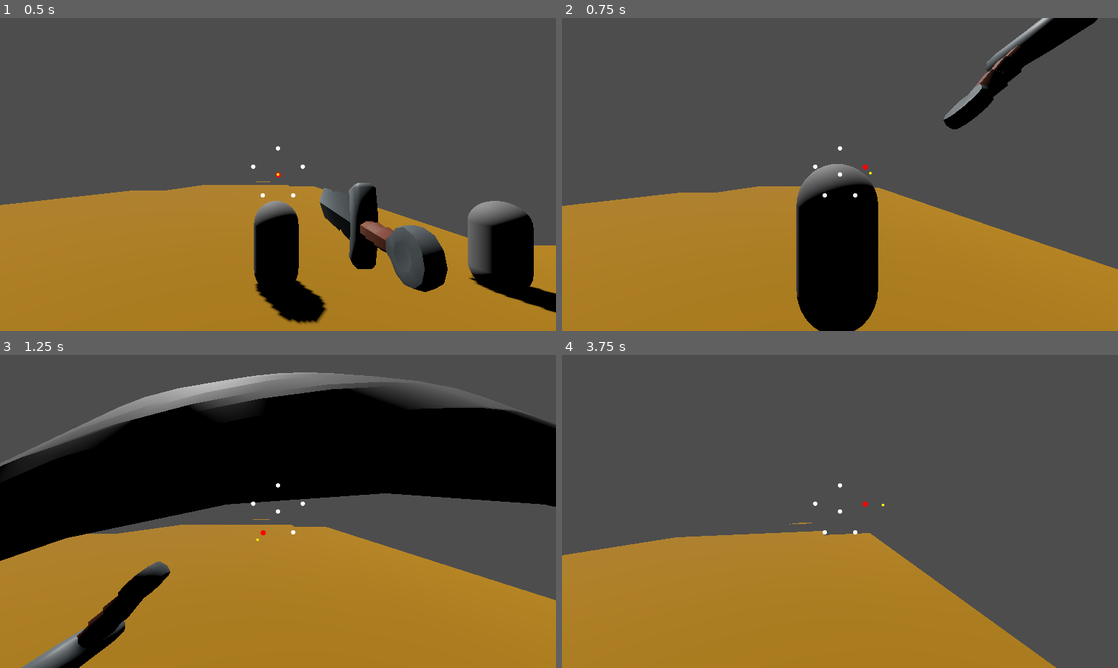
Above: before the commit, frames 1-4 (two rows, left to right).
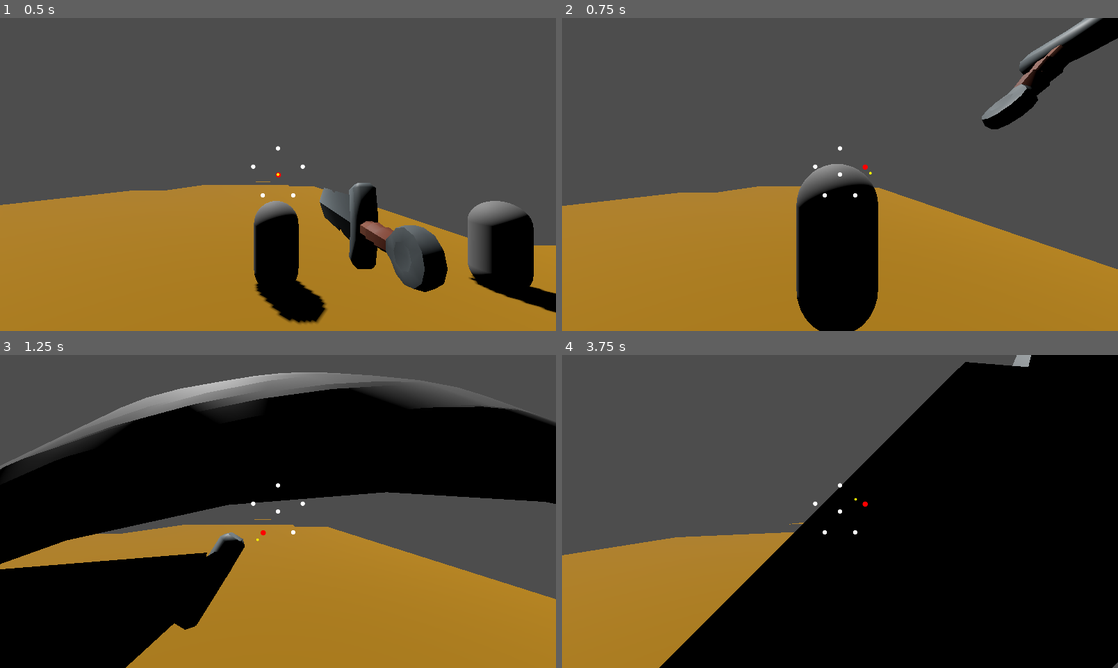
Above: after the commit, the same moments.

Repository: MendelDdS/pdc-godot
Game: Godot game, scene res://scenes/main.tscn
Same seed, same stepped clock (60 frames per second), same inputs: the game is played once before the commit and once after it.
Inputs (mouse positions are in pixels of both pictures, inside the frame that each line leads up to):
- Up to frame 1 (0.5 s): no input
- Up to frame 2 (0.75 s): tap Enter (ui_accept) at 0.5 s; move the mouse to (867, 174) at 0.52 s; hold D (Right strafe) from 0.53 s (still down); hold Up (Foward) from 0.53 s (still down)
- Up to frame 3 (1.25 s): keep holding D (Right strafe); keep holding Up (Foward); tap Enter (ui_accept) at 0.77 s; click (305, 511) at 0.8 s
- Up to frame 4 (3.75 s): move the mouse to (812, 511) at 1.27 s; release D (Right strafe) at 1.28 s; release Up (Foward) at 1.28 s; hold Down (Back) 1.28-2.03 s; click (812, 511) at 1.35 s; tap Enter (ui_accept) at 1.52, 3.02 s; tap Up (Foward) at 1.55, 3.05 s; move the mouse to (851, 505) at 2.02 s; hold Up (Foward) 2.03-2.78 s; hold D (Right strafe) 2.03-3.53 s; click (851, 505) at 2.3 s; move the mouse to (834, 517) at 2.77 s; click (834, 517) at 2.85 s; move the mouse to (878, 514) at 3.52 s; hold A (Left strafe) from 3.53 s (still down); hold Right mouse button (Item Passive) from 3.53 s (still down)

Frame 1 is identical in both runs. In frame 2, 4.8% of the frame differs, in the area x 68-100%, y 0-36%; in frame 3, 12%; in frame 4, 54%, in the area x 17-100%, y 0-100%.

Commit message:
fix(#0000): fix sword attack animation

Diff:
--- a/scenes/actors/player/player.gd
+++ b/scenes/actors/player/player.gd
@@ -1,32 +1,30 @@
+# res://.../player.gd
+
 extends CharacterBody3D
 class_name Player
 
-# region --- Constantes e Configurações ---
 const MOVE_DURATION: float = 0.35
 const ROTATE_DURATION: float = 0.3
 const HEAD_BOB_FREQ: float = 8.0
 const HEAD_BOB_AMP: float = 0.08
-const TILT_AMOUNT: float = 2.5 # Graus
+const TILT_AMOUNT: float = 2.5
 const STANCE_TRANSITION_DURATION: float = 0.22
 const STANCE_ROTATE_SPEED: float = 12.0
 const STANCE_ARC_HEIGHT: float = 0.28
 const BOTTOM_CROSS_TRANSITION_DURATION: float = 0.45
 const BOTTOM_CROSS_ARC_HEIGHT: float = 0.85
 
-# Configurações de Combate
 const SWORD_SCENE = preload("res://scenes/actors/items/simple_sword.tscn")
 const STANCES = {
 	0: {"pos": Vector3(0.5, -0.3, -1), "rot": Vector3(0, -90, 90)},    # CENTER (Meio)
 	1: {"pos": Vector3(0, 0.7, -1), "rot": Vector3(0, -90, 0)},     # TOP (Cima)
-	2: {"pos": Vector3(0.8, 0.5, -1), "rot": Vector3(-45, -90, 0)},   # TOP_RIGHT (Cima-Direita)
-	3: {"pos": Vector3(0.8, -0.5, -1), "rot": Vector3(45, -90, 180)}, # BOTTOM_RIGHT (Baixo-Direita)
-	4: {"pos": Vector3(-0.8, -0.5, -1), "rot": Vector3(-45, -90, -180)},  # BOTTOM_LEFT (Baixo-Esquerda)
-	5: {"pos": Vector3(-0.8, 0.5, -1), "rot": Vector3(45, -90, 0)}     # TOP_LEFT (Cima-Esquerda)
+	2: {"pos": Vector3(1, 0.5, -1), "rot": Vector3(-45, -90, 0)},   # TOP_RIGHT (Cima-Direita)
+	3: {"pos": Vector3(0.6, -0.5, -1), "rot": Vector3(-135, -90, 0)}, # BOTTOM_RIGHT (Baixo-Direita)
+	4: {"pos": Vector3(-0.6, -0.5, -1), "rot": Vector3(135, -90,  0)},  # BOTTOM_LEFT (Baixo-Esquerda)
+	5: {"pos": Vector3(-1, 0.5, -1), "rot": Vector3(45, -90, 0)}     # TOP_LEFT (Cima-Esquerda)
 }
 const DEFENSE_STANCE = {"pos": Vector3(0.7, 0.5, -0.2), "rot": Vector3(180, 0, 45)}
-# endregion
-
-# region --- Referências de Nós ---
+
 @onready var health_component: HealthComponent = $HealthComponent
 @onready var camera_pivot: Node3D = $CameraPivot
 @onready var camera: Camera3D = $CameraPivot/Camera3D
@@ -38,16 +36,13 @@
 @onready var right_ray: RayCast3D = $RightRay
 @onready var melee_ray: RayCast3D = $CameraPivot/Camera3D/MeleeRay
 @onready var weapon_attack_animator: WeaponAttackAnimator = $WeaponAttackAnimator
-# endregion
-
-# region --- Estado do Personagem ---
+
 var player_name: String = "Mendel"
 var is_moving: bool = false
 var is_rotating: bool = false
 var bob_time: float = 0.0
 var base_camera_y: float = 0.0
 
-# Estado de Combate
 var current_weapon: Node3D = null
 var current_stance_index: int = 0
 var target_stance_pos: Vector3 = STANCES[0]["pos"]
@@ -64,9 +59,11 @@
 var stance_actual_start_quat: Quaternion = Quaternion.IDENTITY
 var stance_transition_elapsed: float = 0.0
 
-# endregion
-
-# region --- Ciclo de Vida ---
+const ATTACK_RECOVERY_DELAY: float = 0.0
+
+var attack_recovering: bool = false
+var attack_recovery_timer: float = 0.0
+
 func _ready() -> void:
 	print("Character created: " + player_name)
 	base_camera_y = camera.position.y
@@ -79,39 +76,40 @@
 	combat_ui.direction_changed.connect(_on_combat_direction_changed)
 
 	instantiate_weapon(SWORD_SCENE)
-
-	# Impedir que a espada acerte o próprio jogador
 	melee_ray.add_exception(self)
 
 func _process(delta: float) -> void:
 	handle_head_bob(delta)
 	handle_movement_input()
 	handle_combat_input()
+	_update_attack_recovery(delta)
 	update_weapon_stance(delta)
 
 func _input(event: InputEvent) -> void:
 	if event is InputEventMouseMotion:
 		combat_ui.handle_mouse_movement(event.relative)
 
-	# Tecla para liberar o mouse para testes
 	if event.is_action_pressed("ui_cancel"):
 		_toggle_mouse_capture()
-# endregion
-
-# region --- Lógica de Combate ---
+
 func handle_combat_input() -> void:
-	# Detectar defesa (segurando botão de ação passiva)
 	is_defending = Input.is_action_pressed("Item Passive")
 
-	# Detectar ataque (clique único)
 	if Input.is_action_just_pressed("Item Action") and can_attack and not is_defending:
 		perform_attack()
 
+func _update_attack_recovery(delta: float) -> void:
+	if not attack_recovering:
+		return
+
+	attack_recovery_timer -= delta
+	if attack_recovery_timer <= 0.0:
+		attack_recovering = false
+
 func update_weapon_stance(delta: float) -> void:
-	if is_attacking:
-		return
-
-	# 1. Determinar Alvos Base (Defesa ou Postura Atual)
+	if is_attacking or attack_recovering:
+		return
+
 	var base_target_pos := target_stance_pos
 	var base_target_quat := _degrees_to_quat(target_stance_rot)
 
@@ -119,7 +117,6 @@
 		base_target_pos = DEFENSE_STANCE["pos"]
 		base_target_quat = _degrees_to_quat(DEFENSE_STANCE["rot"])
 
-	# 2. Processar Transição
 	if stance_transitioning:
 		var is_arc := _is_bottom_cross_transition(stance_from_index, stance_to_index) and not is_defending
 		var duration := BOTTOM_CROSS_TRANSITION_DURATION if is_arc else STANCE_TRANSITION_DURATION
@@ -127,34 +124,31 @@
 		var progress := clampf(stance_transition_elapsed / duration, 0.0, 1.0)
 		var eased_progress := _smooth_step(progress)
 
-		# Transição em ARCO (Especial entre posições inferiores e NÃO defendendo)
 		if is_arc:
-			# Arco de Posição Estabilizado (usa origens fixas para o controle, mas interpola do ponto real)
 			var fixed_origin: Vector3 = STANCES[stance_from_index]["pos"]
 			var fixed_target: Vector3 = STANCES[stance_to_index]["pos"]
 			var control: Vector3 = (fixed_origin + fixed_target) * 0.5 + Vector3(0.0, BOTTOM_CROSS_ARC_HEIGHT, 0.0)
 
 			weapon_pivot.position = _quadratic_bezier(stance_actual_start_pos, control, base_target_pos, eased_progress)
 
-			# Rotação em Arco via SLERP duplo (atravessa a postura TOP como ponto médio)
-			# _slerp_short garante caminho curto e evita giro indesejado no eixo Y/Z
 			var mid_quat := _degrees_to_quat(STANCES[1]["rot"])
 			if eased_progress < 0.5:
 				weapon_pivot.quaternion = _slerp_short(stance_actual_start_quat, mid_quat, eased_progress * 2.0)
 			else:
 				weapon_pivot.quaternion = _slerp_short(mid_quat, base_target_quat, (eased_progress - 0.5) * 2.0)
 		else:
-			# Transição Linear (Normal ou Defesa)
 			weapon_pivot.position = stance_actual_start_pos.lerp(base_target_pos, eased_progress)
-			weapon_pivot.quaternion = stance_actual_start_quat.slerp(base_target_quat, eased_progress)
+			weapon_pivot.quaternion = _slerp_short(stance_actual_start_quat, base_target_quat, eased_progress)
 
 		if progress >= 1.0:
 			stance_transitioning = false
 	else:
-		# Estado Estático / Idle Follow
-		weapon_pivot.position = base_target_pos
-		var rot_weight := clampf(delta * STANCE_ROTATE_SPEED, 0.0, 1.0)
-		weapon_pivot.quaternion = weapon_pivot.quaternion.slerp(base_target_quat, rot_weight)
+		weapon_pivot.position = weapon_pivot.position.lerp(base_target_pos, clampf(delta * STANCE_ROTATE_SPEED, 0.0, 1.0))
+		weapon_pivot.quaternion = _slerp_short(
+			weapon_pivot.quaternion,
+			base_target_quat,
+			clampf(delta * STANCE_ROTATE_SPEED, 0.0, 1.0)
+		)
 
 func perform_attack() -> void:
 	if is_attacking or not can_attack:
@@ -165,62 +159,39 @@
 	combat_ui.is_locked = true
 	melee_ray.enabled = true
 
-	# 1. Preparar dados da postura e sincronizar UI
 	var attack_from_stance := current_stance_index
-	var next_stance = _get_next_stance_after_attack(attack_from_stance)
+	var next_stance := _get_next_stance_after_attack(attack_from_stance)
 	combat_ui.set_direction(next_stance)
 
-	# Força origem limpa do ataque para evitar bug em transição rápida.
-	var stance_origin_pos: Vector3 = STANCES[attack_from_stance]["pos"]
-	var stance_origin_quat: Quaternion = _degrees_to_quat(STANCES[attack_from_stance]["rot"])
-	weapon_pivot.position = stance_origin_pos
-	weapon_pivot.quaternion = stance_origin_quat
-
-	# Usa a pose atual real como origem
-	var original_pos = weapon_pivot.position
-	var original_quat = weapon_pivot.quaternion
-	var final_pos = STANCES[next_stance]["pos"]
-	var final_quat = _degrees_to_quat(STANCES[next_stance]["rot"])
-
-	# 2. Calcular parâmetros de impacto
-	var is_thrust = (attack_from_stance == 0)
-	var lunge_z = -2.5 if is_thrust else -0.7
-
-	var lerp_weight = 0.5
-	var attack_pos = original_pos.lerp(final_pos, lerp_weight) + Vector3(0, 0, lunge_z)
-	var attack_quat = original_quat.slerp(final_quat, lerp_weight)
-
-	# Antecipação (Recuo antes do golpe)
-	var windup_lerp = 0.25
-	var windup_pos = original_pos.lerp(final_pos, windup_lerp) + Vector3(0, 0.05, 0.15)
-	# Adiciona um pequeno "tilt" de recuo na rotação
-	var windup_tilt = Quaternion(Vector3(1, 0, 0), deg_to_rad(8.0))
-	var windup_quat = (original_quat.slerp(final_quat, windup_lerp)) * windup_tilt
-
-	# Ajustes de impacto baseados na postura inicial
-	var camera_kick_dir = Vector3.ZERO
+	var original_pos: Vector3 = STANCES[attack_from_stance]["pos"]
+	var original_quat: Quaternion = _degrees_to_quat(STANCES[attack_from_stance]["rot"])
+	var final_pos: Vector3 = STANCES[next_stance]["pos"]
+	var final_rot_degrees: Vector3 = STANCES[next_stance]["rot"]
+	var final_quat: Quaternion = _degrees_to_quat(final_rot_degrees)
+
+	weapon_pivot.position = original_pos
+	weapon_pivot.quaternion = original_quat
+
+	var is_thrust := attack_from_stance == 0
+	var camera_kick_dir := Vector3.ZERO
+
+	var windup_pos := _build_windup_position(attack_from_stance, original_pos)
+	var attack_pos := _build_attack_position(attack_from_stance, original_pos)
+	var windup_quat := _build_windup_rotation(attack_from_stance, original_quat)
+	var attack_quat := _build_attack_rotation(attack_from_stance, original_quat)
+
 	match attack_from_stance:
-		1: # TOP -> Corte descendente pesado
-			attack_pos.y -= 0.45
-			var edge_tilt = Quaternion(Vector3(1, 0, 1), deg_to_rad(25.0))
-			attack_quat = attack_quat * edge_tilt
-			camera_kick_dir = Vector3(1.2, 0.2, 0)
-		2, 3: # RIGHT SIDES
-			var edge_tilt = Quaternion(Vector3(0, 0, 1), deg_to_rad(-15.0))
-			attack_quat = attack_quat * edge_tilt
-			camera_kick_dir = Vector3(0, 1, -0.5)
-		4, 5: # LEFT SIDES
-			var edge_tilt = Quaternion(Vector3(0, 0, 1), deg_to_rad(15.0))
-			attack_quat = attack_quat * edge_tilt
-			camera_kick_dir = Vector3(0, -1, 0.5)
-		0: # CENTER -> Estocada
-			windup_pos = original_pos + Vector3(0, 0, 0.4)
-			attack_pos = original_pos + Vector3(0, 0, -2.5)
-			camera_kick_dir = Vector3(0.8, 0, 0)
-
-	# Segurança de trajetória
-	var max_allowed_pullback_z: float = original_pos.z + 0.08
-	var min_required_lunge_z: float = original_pos.z - (2.5 if is_thrust else 0.35)
+		1:
+			camera_kick_dir = Vector3(1.2, 0.2, 0.0)
+		2, 3:
+			camera_kick_dir = Vector3(0.0, 1.0, -0.5)
+		4, 5:
+			camera_kick_dir = Vector3(0.0, -1.0, 0.5)
+		0:
+			camera_kick_dir = Vector3(0.8, 0.0, 0.0)
+
+	var max_allowed_pullback_z := original_pos.z + 0.08
+	var min_required_lunge_z := original_pos.z - (2.5 if is_thrust else 0.35)
 	windup_pos.z = min(windup_pos.z, max_allowed_pullback_z)
 	attack_pos.z = min(attack_pos.z, min_required_lunge_z)
 
@@ -232,6 +203,7 @@
 		attack_pos,
 		attack_quat,
 		final_pos,
+		final_rot_degrees,
 		final_quat,
 		next_stance,
 		camera_kick_dir,
@@ -239,15 +211,98 @@
 		Callable(self, "_on_attack_animation_finished_event")
 	)
 
+
+func _build_windup_position(from_stance: int, original_pos: Vector3) -> Vector3:
+	match from_stance:
+		0:
+			return original_pos + Vector3(0.0, 0.0, 0.4)
+		1:
+			return original_pos + Vector3(0.0, 0.12, 0.18)
+		2:
+			return original_pos + Vector3(0.10, 0.06, 0.14)
+		3:
+			return original_pos + Vector3(0.12, -0.04, 0.12)
+		4:
+			return original_pos + Vector3(-0.12, -0.04, 0.12)
+		5:
+			return original_pos + Vector3(-0.10, 0.06, 0.14)
+		_:
+			return original_pos + Vector3(0.0, 0.05, 0.15)
+
+
+func _build_attack_position(from_stance: int, original_pos: Vector3) -> Vector3:
+	match from_stance:
+		0:
+			return original_pos + Vector3(0.0, 0.0, -2.5)
+		1:
+			return original_pos + Vector3(0.0, -0.95, -0.75)
+		2:
+			return original_pos + Vector3(-0.95, -0.65, -0.65)
+		3:
+			return original_pos + Vector3(-0.75, 0.55, -0.55)
+		4:
+			return original_pos + Vector3(0.75, 0.55, -0.55)
+		5:
+			return original_pos + Vector3(0.95, -0.65, -0.65)
+		_:
+			return original_pos + Vector3(0.0, 0.0, -0.7)
+
+
+func _build_windup_rotation(from_stance: int, original_quat: Quaternion) -> Quaternion:
+	match from_stance:
+		0:
+			return original_quat * _local_quat(Vector3(-8.0, 0.0, 0.0))
+		1:
+			return original_quat * _local_quat(Vector3(-18.0, 0.0, 8.0))
+		2:
+			return original_quat * _local_quat(Vector3(-10.0, 0.0, 20.0))
+		3:
+			return original_quat * _local_quat(Vector3(-6.0, 0.0, 18.0))
+		4:
+			return original_quat * _local_quat(Vector3(-6.0, 0.0, -18.0))
+		5:
+			return original_quat * _local_quat(Vector3(-10.0, 0.0, -20.0))
+		_:
+			return original_quat
+
+
+func _build_attack_rotation(from_stance: int, original_quat: Quaternion) -> Quaternion:
+	match from_stance:
+		0:
+			return original_quat
+		1:
+			return original_quat * _local_quat(Vector3(58.0, 0.0, 14.0))
+		2:
+			return original_quat * _local_quat(Vector3(14.0, 0.0, -78.0))
+		3:
+			return original_quat * _local_quat(Vector3(12.0, 0.0, -52.0))
+		4:
+			return original_quat * _local_quat(Vector3(-12.0, 0.0, 52.0))
+		5:
+			return original_quat * _local_quat(Vector3(14.0, 0.0, 78.0))
+		_:
+			return original_quat
+
+
+func _local_quat(rot_degrees: Vector3) -> Quaternion:
+	return Quaternion.from_euler(Vector3(
+		deg_to_rad(rot_degrees.x),
+		deg_to_rad(rot_degrees.y),
+		deg_to_rad(rot_degrees.z)
+	))
+	return Quaternion.from_euler(Vector3(
+		deg_to_rad(rot_degrees.x),
+		deg_to_rad(rot_degrees.y),
+		deg_to_rad(rot_degrees.z)
+	))
+
 func _apply_camera_feedback(dir: Vector3) -> void:
 	var kick_strength = 2.0
 	var original_rot = camera.rotation_degrees
 	var target_rot = original_rot + dir * kick_strength
 
 	var tween = create_tween()
-	# Kick rápido
 	tween.tween_property(camera, "rotation_degrees", target_rot, 0.05).set_trans(Tween.TRANS_QUAD).set_ease(Tween.EASE_OUT)
-	# Retorno suave
 	tween.tween_property(camera, "rotation_degrees", original_rot, 0.2).set_trans(Tween.TRANS_SINE).set_ease(Tween.EASE_IN_OUT)
 
 func _degrees_to_quat(rot_degrees: Vector3) -> Quaternion:
@@ -264,26 +319,32 @@
 
 func _on_attack_animation_finished_event(next_stance: int, final_pos: Vector3, final_rot: Vector3) -> void:
 	is_attacking = false
+	attack_recovering = false
+	attack_recovery_timer = 0.0
+
 	can_attack = true
 	combat_ui.is_locked = false
 	melee_ray.enabled = false
+
 	current_stance_index = next_stance
 	target_stance_pos = final_pos
 	target_stance_rot = final_rot
 
+	stance_transitioning = false
+
 func _get_next_stance_after_attack(current: int) -> int:
 	match current:
-		1: # TOP -> Move para baixo aleatoriamente
-			return 3 if randf() > 0.5 else 4 # BOTTOM_RIGHT ou BOTTOM_LEFT
-		2: # TOP_RIGHT -> BOTTOM_LEFT
+		1:
+			return 3 if randf() > 0.5 else 4
+		2:
 			return 4
-		3: # BOTTOM_RIGHT -> TOP_LEFT
+		3:
 			return 5
-		4: # BOTTOM_LEFT -> TOP_RIGHT
+		4:
 			return 2
-		5: # TOP_LEFT -> BOTTOM_RIGHT
+		5:
 			return 3
-		_: # CENTER ou outros -> Mantém
+		_:
 			return current
 
 func _check_hit() -> void:
@@ -292,7 +353,6 @@
 		var target = melee_ray.get_collider()
 		print("Hit something: ", target.name)
 
-		# Procurar por HealthComponent
 		var health = target.get_node_or_null("HealthComponent")
 		if not health and target.get_parent():
 			health = target.get_parent().get_node_or_null("HealthComponent")
@@ -307,7 +367,7 @@
 
 	current_weapon = weapon_scene.instantiate()
 	weapon_pivot.add_child(current_weapon)
-	_on_combat_direction_changed(0) # Forçar postura inicial
+	_on_combat_direction_changed(0)
 
 func _on_combat_direction_changed(dir_index: int) -> void:
 	if is_attacking or combat_ui.is_locked:
@@ -316,7 +376,6 @@
 	stance_from_index = current_stance_index
 	stance_to_index = dir_index
 
-	# Captura o estado REAL de onde estamos saindo (pode ser mid-air)
 	stance_actual_start_pos = weapon_pivot.position
 	stance_actual_start_quat = weapon_pivot.quaternion
 
@@ -335,8 +394,6 @@
 	var u := 1.0 - t
 	return (u * u * p0) + (2.0 * u * t * p1) + (t * t * p2)
 
-# Garante que o SLERP sempre toma o caminho mais curto,
-# evitando rotações inesperadas quando quaternions são quase opostos (ex: Z=+180 vs Z=-180).
 func _slerp_short(from: Quaternion, to: Quaternion, weight: float) -> Quaternion:
 	if from.dot(to) < 0.0:
 		to = -to
@@ -347,9 +404,7 @@
 		(from_index == 4 and to_index == 3) or
 		(from_index == 3 and to_index == 4)
 	)
-# endregion
-
-# region --- Lógica de Movimento ---
+
 func handle_movement_input() -> void:
 	if is_moving or is_rotating:
 		return
@@ -378,10 +433,8 @@
 	var tween = create_tween().set_parallel(true)
 	tween.set_trans(Tween.TRANS_SINE).set_ease(Tween.EASE_IN_OUT)
 
-	# Movimento principal
 	tween.tween_property(self, "global_position", target_pos, MOVE_DURATION)
 
-	# Inclinação de Strafe (Tilt)
 	if is_strafe:
 		var target_tilt = deg_to_rad(-strafe_dir * TILT_AMOUNT)
 		tween.tween_property(camera, "rotation:z", target_tilt, MOVE_DURATION * 0.5)
@@ -396,10 +449,8 @@
 	var tween = create_tween().set_parallel(true)
 	tween.set_trans(Tween.TRANS_SINE).set_ease(Tween.EASE_IN_OUT)
 
-	# Rotação principal
 	tween.tween_property(self, "rotation:y", target_rot, ROTATE_DURATION)
 
-	# Inclinação de Rotação (Sway)
 	var tilt_dir = 1 if angle_degrees > 0 else -1
 	var target_tilt = deg_to_rad(tilt_dir * TILT_AMOUNT)
 	tween.tween_property(camera, "rotation:z", target_tilt, ROTATE_DURATION * 0.5)
@@ -417,14 +468,12 @@
 	tween.tween_property(self, "global_position", bump_pos, 0.1)
 	tween.tween_property(self, "global_position", original_pos, 0.1)
 	tween.tween_callback(func(): is_moving = false)
-# endregion
-
-# region --- Efeitos Visuais ---
+
 func handle_head_bob(delta: float) -> void:
 	if is_moving:
 		bob_time += delta * HEAD_BOB_FREQ
 	else:
-		bob_time = lerp(bob_time, 0.0, delta * 10.0) # Reset suave
+		bob_time = lerp(bob_time, 0.0, delta * 10.0)
 
 	var target_y = base_camera_y + sin(bob_time) * HEAD_BOB_AMP
 	camera.position.y = lerp(camera.position.y, target_y, delta * 20.0)
@@ -437,9 +486,7 @@
 		Input.mouse_mode = Input.MOUSE_MODE_VISIBLE
 	else:
 		Input.mouse_mode = Input.MOUSE_MODE_CAPTURED
-# endregion
-
-# region --- Callbacks e Sinais ---
+
 func _on_died() -> void:
 	print(player_name + " died!")
 	queue_free()
@@ -449,4 +496,3 @@
 
 func _on_take_damage() -> void:
 	print("Dano recebido! HP: ", health_component.current_health)
-# endregion
--- a/scenes/actors/player/weapon_attack_animator.gd
+++ b/scenes/actors/player/weapon_attack_animator.gd
@@ -1,3 +1,5 @@
+# res://.../weapon_attack_animator.gd
+
 extends Node
 class_name WeaponAttackAnimator
 
@@ -6,7 +8,7 @@
 const SELF_METHOD_TRACK := NodePath(".")
 const LIBRARY_NAME := StringName("runtime")
 const ANIMATION_NAME := StringName("weapon_attack_runtime")
-const ATTACK_SPEED_SCALE := 2
+const ATTACK_SPEED_SCALE := 1.5
 
 var _animation_player: AnimationPlayer
 var _impact_callback: Callable
@@ -29,6 +31,7 @@
 	attack_pos: Vector3,
 	attack_rot_quat: Quaternion,
 	final_pos: Vector3,
+	final_rot_degrees: Vector3,
 	final_rot_quat: Quaternion,
 	next_stance: int,
 	impact_dir: Vector3,
@@ -40,10 +43,11 @@
 	_impact_dir = impact_dir
 	_next_stance = next_stance
 	_final_pos = final_pos
-	_final_rot = final_rot_quat.get_euler() * (180.0 / PI)
+	_final_rot = final_rot_degrees
 
 	if not _animation_player.has_animation_library(LIBRARY_NAME):
 		_animation_player.add_animation_library(LIBRARY_NAME, AnimationLibrary.new())
+
 	var animation_library := _animation_player.get_animation_library(LIBRARY_NAME)
 	if animation_library.has_animation(ANIMATION_NAME):
 		animation_library.remove_animation(ANIMATION_NAME)
@@ -51,25 +55,27 @@
 	var anim := Animation.new()
 	anim.length = 0.90
 
+	var settle_pos := attack_pos.lerp(final_pos, 0.45)
+	var pre_end_pos := attack_pos.lerp(final_pos, 0.82)
+
 	var position_track := anim.add_track(Animation.TYPE_VALUE)
 	anim.track_set_path(position_track, WEAPON_POSITION_TRACK)
 	anim.track_set_interpolation_type(position_track, Animation.INTERPOLATION_CUBIC)
 	anim.track_insert_key(position_track, 0.0, original_pos)
 	anim.track_insert_key(position_track, 0.18, windup_pos)
 	anim.track_insert_key(position_track, 0.32, attack_pos)
-	# Pequeno follow-through para passar sensacao de peso.
-	anim.track_insert_key(position_track, 0.42, attack_pos.lerp(final_pos, 0.35))
-	anim.track_insert_key(position_track, 0.75, final_pos + Vector3(0.0, -0.02, 0.03))
+	anim.track_insert_key(position_track, 0.50, settle_pos)
+	anim.track_insert_key(position_track, 0.72, pre_end_pos)
 	anim.track_insert_key(position_track, 0.90, final_pos)
 
 	var rotation_track := anim.add_track(Animation.TYPE_VALUE)
 	anim.track_set_path(rotation_track, WEAPON_ROTATION_TRACK)
-	anim.track_set_interpolation_type(rotation_track, Animation.INTERPOLATION_CUBIC)
+	anim.track_set_interpolation_type(rotation_track, Animation.INTERPOLATION_LINEAR)
 	anim.track_insert_key(rotation_track, 0.0, original_rot_quat)
 	anim.track_insert_key(rotation_track, 0.18, windup_rot_quat)
 	anim.track_insert_key(rotation_track, 0.32, attack_rot_quat)
-	anim.track_insert_key(rotation_track, 0.42, attack_rot_quat.slerp(final_rot_quat, 0.35))
-	anim.track_insert_key(rotation_track, 0.75, final_rot_quat)
+	anim.track_insert_key(rotation_track, 0.72, attack_rot_quat)
+	anim.track_insert_key(rotation_track, 0.88, attack_rot_quat)
 	anim.track_insert_key(rotation_track, 0.90, final_rot_quat)
 
 	var method_track := anim.add_track(Animation.TYPE_METHOD)
